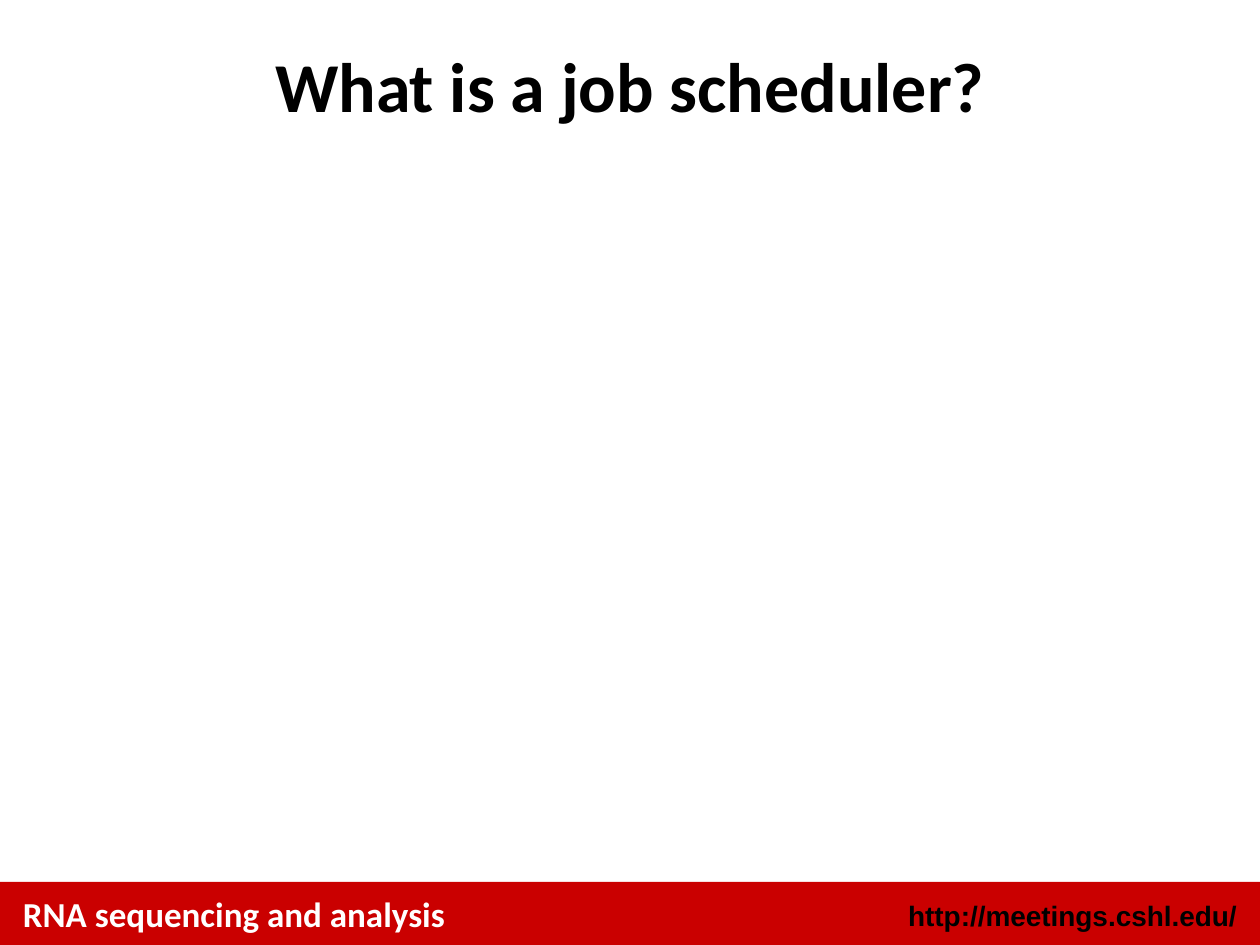
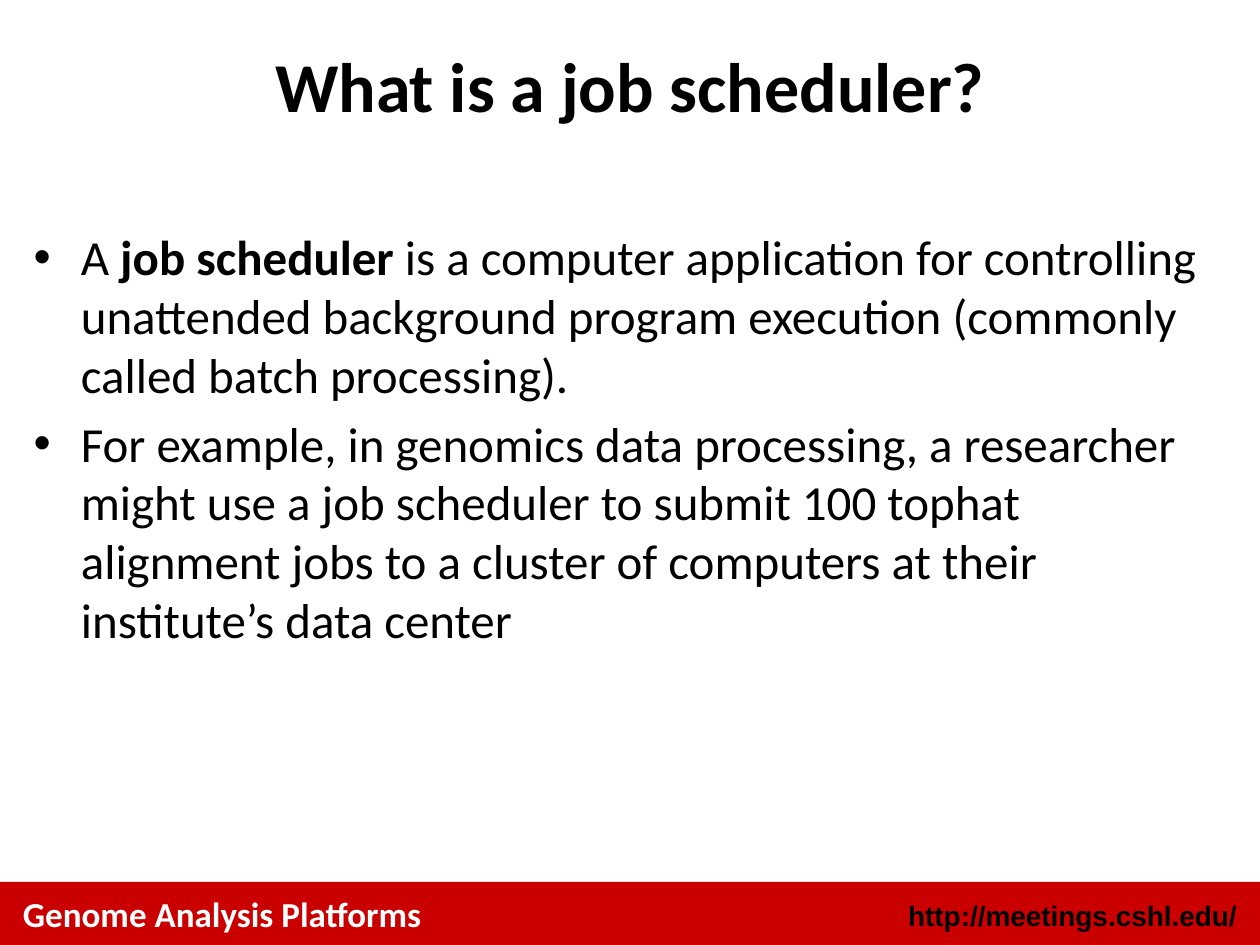
Before and after one commit to griffithlab/rnaseq_tutorial_wiki, a slide deck: slide 5 of LectureFiles/cshl/2014/GenomeAnalysisPlatforms.pptx. Drawn at 1260x945 pixels with LibreOffice and Linux fonts; fonts in the diff are those of the drawing. Boxes give left, top, right and bottom in pixels: in the first picture for what was removed or moved away, otherwise in the second. Text is boxed around its words. In the diff, an @@ line names an element or a change of style, - is before the commit and + after.

```diff
--- a/LectureFiles/cshl/2014/GenomeAnalysisPlatforms.pptx
+++ b/LectureFiles/cshl/2014/GenomeAnalysisPlatforms.pptx
@@ text added at box(81, 240, 1196, 639), 28 pt, text #000000 @@
+• A job scheduler is a computer application for controlling unattended background program execution (commonly called batch processing).
+• For example, in genomics data processing, a researcher might use a job scheduler to submit 100 tophat alignment jobs to a cluster of computers at their institute’s data center
@@ text at box(23, 902, 421, 933): text changed @@
-RNA sequencing and analysis
+Genome Analysis Platforms
```
Also in this commit, not shown: 14 other slides changed, 1 slide added, 2 slides removed.
